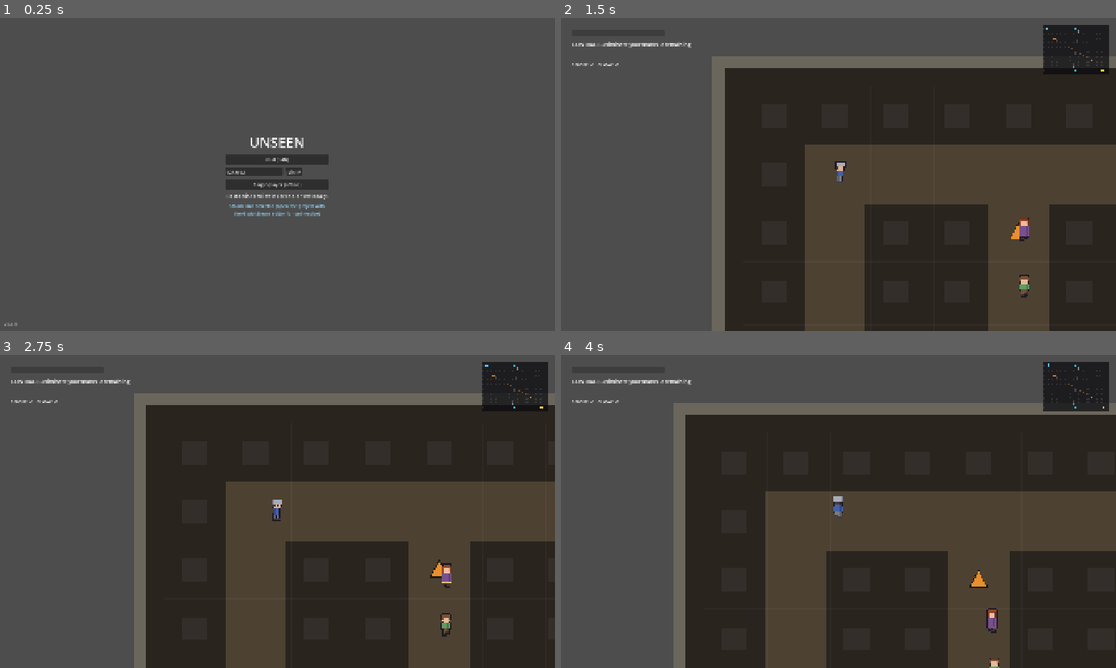
Above: before the commit, frames 1-4 (two rows, left to right).
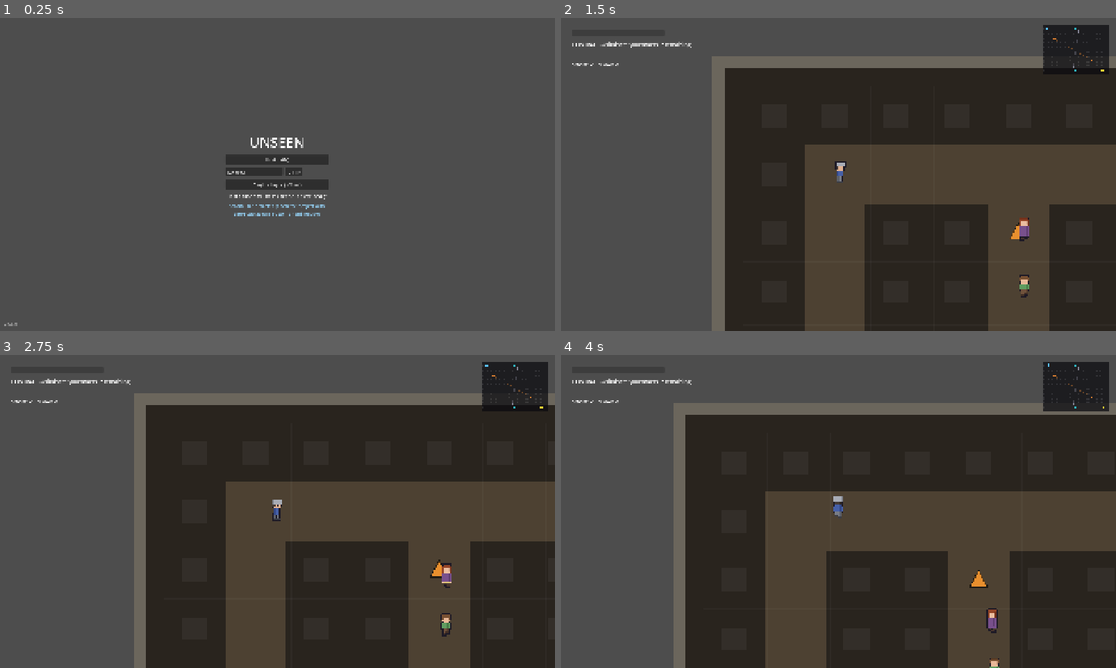
Above: after the commit, the same moments.

Repository: Isidore94/Unseen
Game: Godot game, scene res://scenes/main_menu.tscn
Same seed, same stepped clock (60 frames per second), same inputs: the game is played once before the commit and once after it.
Inputs:
- Up to frame 1 (0.25 s): no input
- Up to frame 2 (1.5 s): click "Single-player (offline)" at 0.5 s; tap Enter at 1.25 s; hold D (move_right) from 1.28 s (still down); tap Space (action_primary) at 1.35 s
- Up to frame 3 (2.75 s): release D (move_right) at 2.03 s; hold Q (drop_down) from 2.03 s (still down); tap E (action_secondary) at 2.1 s
- Up to frame 4 (4 s): release Q (drop_down) at 2.78 s; hold D (move_right) 2.78-3.53 s; tap V (emote) at 2.85 s; hold W (move_up) from 3.53 s (still down); tap F (interact) at 3.6 s

The runs differ from the first frame. In frame 1, 0.5% of the frame differs, in the area x 1-60%, y 38-98%; in frame 2, less than 0.1%; in frame 3, less than 0.1%; in frame 4, less than 0.1%.
Error in both runs: Cannot call method 'add_theme_stylebox_override' on a null value. (res://scripts/hud.gd:22)

Commit message:
Phase 11: art pipeline foundation — PixelLab as the asset backbone
Hardlines PixelLab for sprites AND maps (ART_PIPELINE.md). Foundations +
scaffolding only; the SVG->TileMap map migration is sequenced later per the
doc's §7 rollout.

- ART_PIPELINE.md committed, with an adaptation note mapping the doc's
  MapBuilder/DISTRICTS language to this repo's test_map_01 grid layout.
- project.godot: default_texture_filter=0 (Nearest) project-wide so pixel art
  renders crisp.
- assets/source + assets/finished split; assets/generation_manifest.csv
  (reproducibility + spend + AI-disclosure log); tools/ingest_sprite.py
  (Pillow scaffold: trim/palette/pivot/pack — palette + naming are TODO).
- PHASE_11_TO_MAIN.md integration plan (step 5 of 5).

Not compile-checked (no Godot here); ingest script needs Pillow to run.

Co-Authored-By: Claude Opus 4.8 <noreply@anthropic.com>
Claude-Session: https://claude.ai/code/session_01UYRiZVJZhKbbZ4SDyEErra

Diff:
--- /dev/null
+++ b/assets/generation_manifest.csv
@@ -0,0 +1,7 @@
+id,asset_type,tool_model,reference_image,settings_seed,prompt,credits,date,hand_finished,notes
+# UNSEEN generation manifest (ART_PIPELINE.md §4). One row per generated asset — the record that makes
+# generation reproducible, tracks PixelLab spend, and is your Steam AI-disclosure log (§8). Fill a row
+# for EVERY asset you generate. asset_type: character|npc|cosmetic|weapon|tile|ui. tool_model:
+# PixFlux|BitForge|tileset. reference_image: the style-bible file passed (never generate cold).
+# hand_finished: no|yes (Aseprite pass done?). Example row below — delete it once real rows exist:
+civilian_base,character,BitForge,assets/style_bible/civilian_base_s.png,seed=0,"top-down pixel townsperson, neutral tunic, 32x32",40,YYYY-MM-DD,no,style-bible anchor
--- a/project.godot
+++ b/project.godot
@@ -271,3 +271,4 @@
 rendering_device/driver.windows="d3d12"
 renderer/rendering_method="gl_compatibility"
 renderer/rendering_method.mobile="gl_compatibility"
+textures/canvas_textures/default_texture_filter=0
Not shown, added: ART_PIPELINE.md
Not shown, changed: CHANGELOG.md
Not shown, added: PHASE_11_TO_MAIN.md
Not shown, added: assets/finished/README.md
Not shown, added: assets/source/README.md
Not shown, added: tools/ingest_sprite.py
